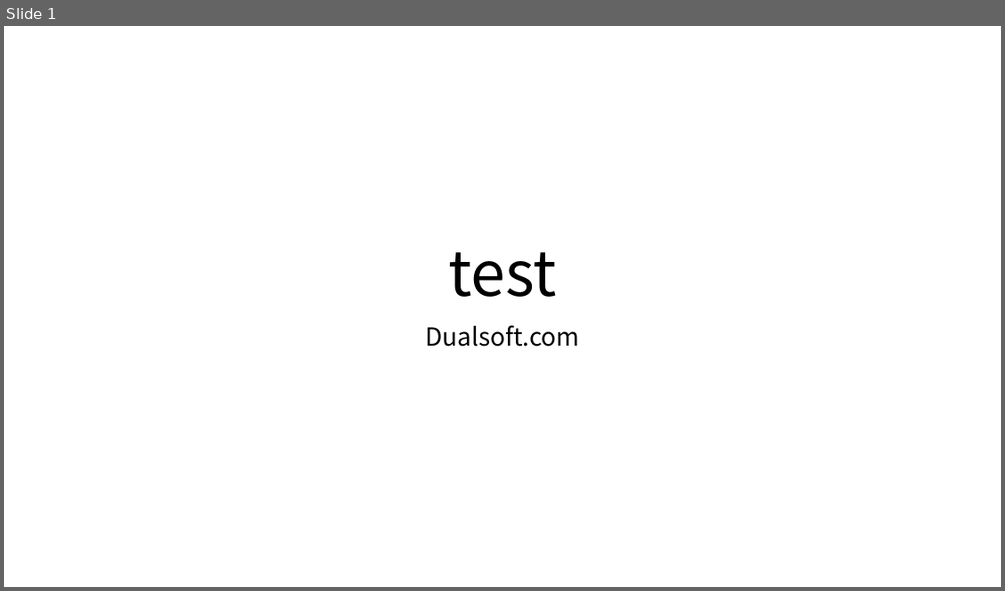
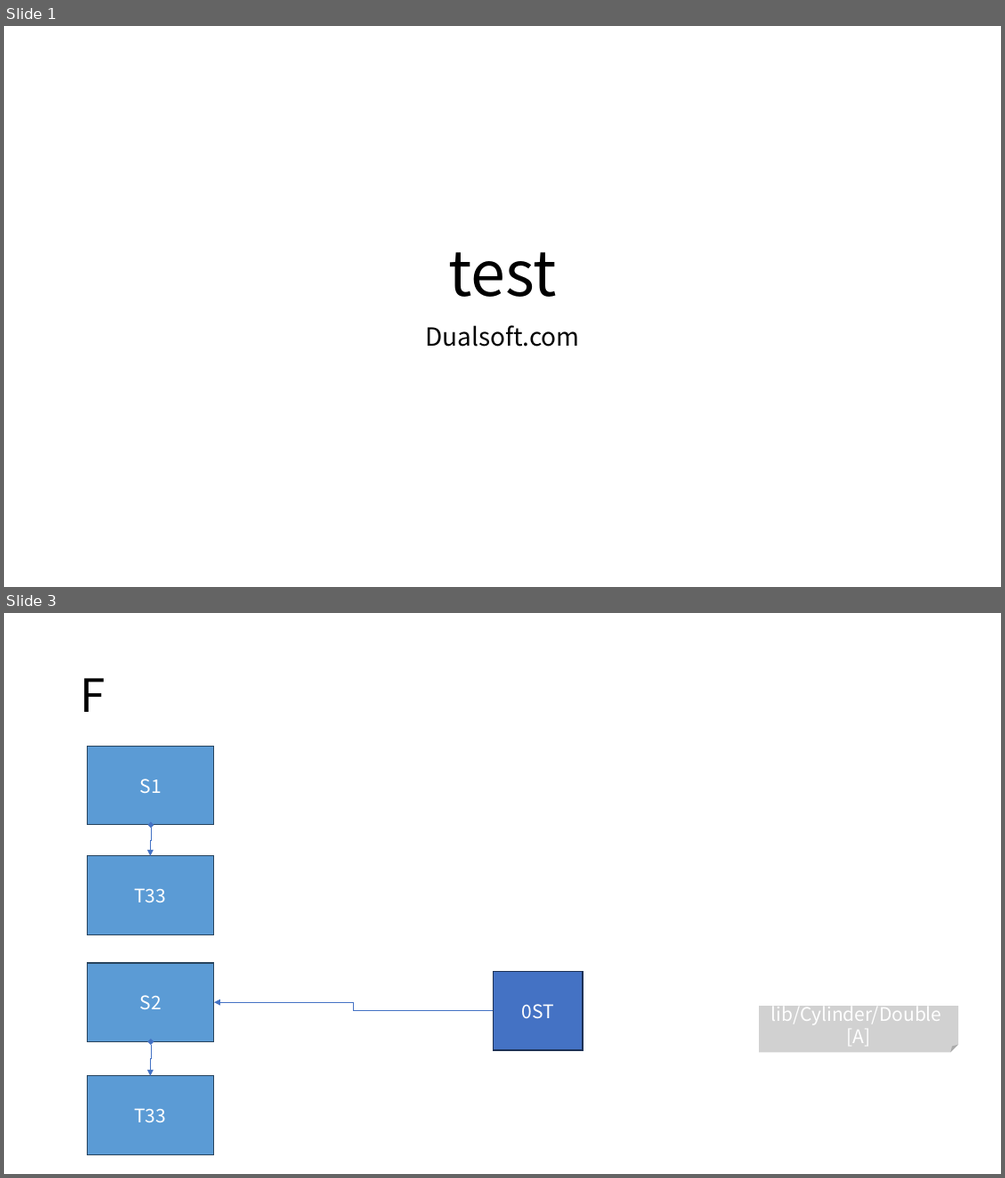
Before and after one commit to DualsoftDev/ds, a slide deck: DsDotNet/src/UnitTest/UnitTest.Model/ImportOfficeExample/Sample/test.pptx. Shown one above the other, each under a label of ours: slide 1 before the commit, slides 1 and 3 after it; the slides between them are not shown. The pictures are 1005x591 and 1005x1178 pixels, drawn with LibreOffice and Linux fonts; fonts in the diff are those of the drawing. Boxes give left, top, right and bottom in pixels: in the first picture for what was removed or moved away, otherwise in the second. Text is boxed around its words. In the diff, an @@ line names an element or a change of style, - is before the commit and + after.

```diff
--- a/DsDotNet/src/UnitTest/UnitTest.Model/ImportOfficeExample/Sample/test.pptx
+++ b/DsDotNet/src/UnitTest/UnitTest.Model/ImportOfficeExample/Sample/test.pptx
@@ slide 3 added at (4, 613, 1001, 1174), background #FFFFFF @@
@@ title added at (80, 678, 105, 712), 44 pt, text #000000 @@
+F
@@ rectangle added at (88, 747, 214, 825), fill #5B9BD5, outline #28445D 1 pt, 18 pt, text #FFFFFF @@
+S1
@@ elbow double arrow added from (151, 825) to (151, 856), #4472C4 0.5 pt @@
@@ rectangle added at (87, 856, 213, 934), fill #5B9BD5, outline #28445D 1 pt, 18 pt, text #FFFFFF @@
+T33
@@ rectangle added at (88, 963, 214, 1041), fill #5B9BD5, outline #28445D 1 pt, 18 pt, text #FFFFFF @@
+S2
@@ rectangle added at (493, 971, 582, 1050), fill #4472C4, outline #1E3256 1 pt, 18 pt, text #FFFFFF @@
+0ST
@@ elbow arrow added from (493, 1011) to (214, 1003), #4472C4 0.5 pt @@
@@ folded corner added at (760, 1005, 959, 1052), fill #A5A5A5 at 50% opacity, 18 pt, text #FFFFFF @@
+lib/Cylinder/Double
+[A]
@@ elbow double arrow added from (151, 1041) to (151, 1076), #4472C4 0.5 pt @@
@@ rectangle added at (87, 1076, 213, 1154), fill #5B9BD5, outline #28445D 1 pt, 18 pt, text #FFFFFF @@
+T33
```
Also in this commit, not shown: 1 slide changed, 1 other slide added, 18 other files.
